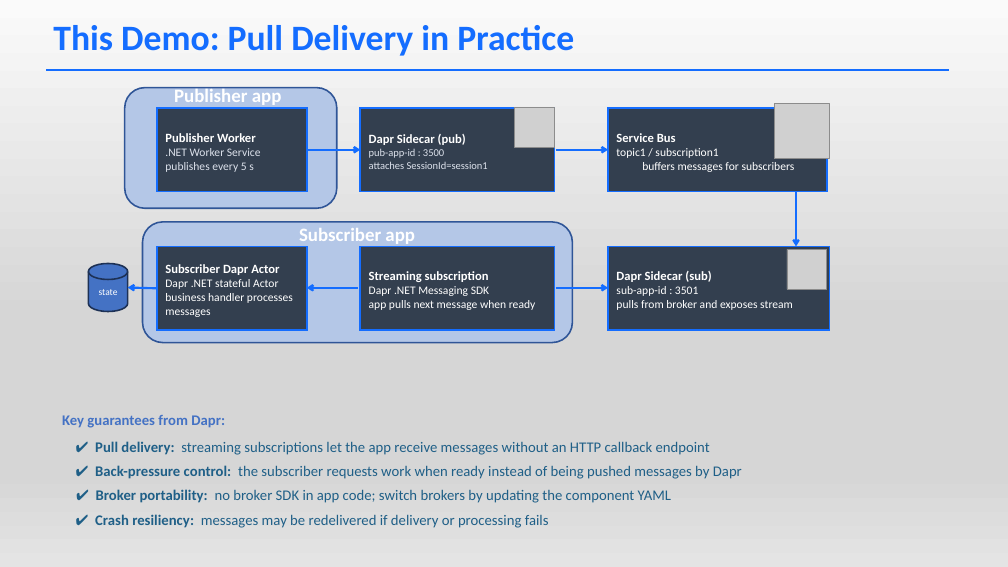
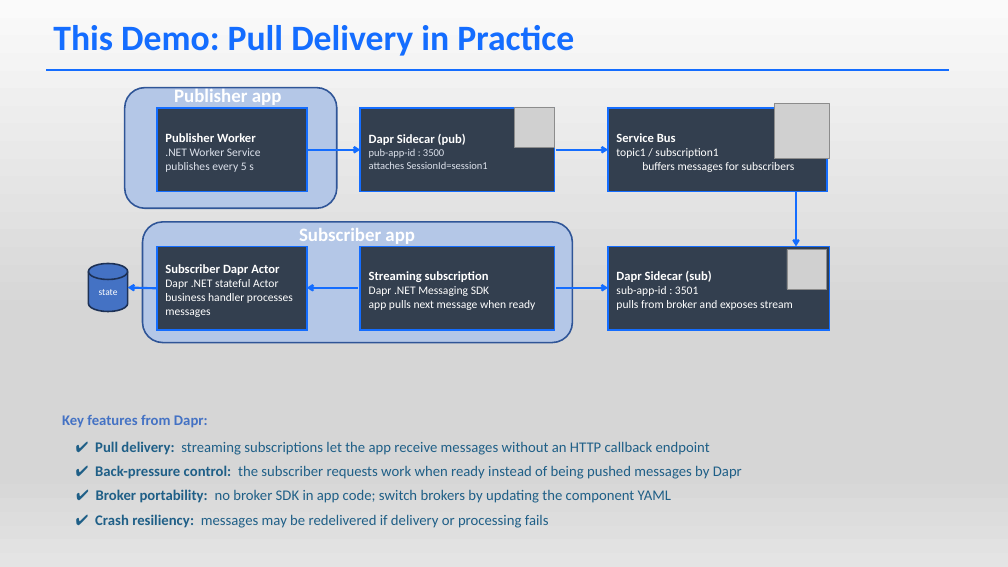
Before and after one commit to mchudinov/PubSubDapr, a slide deck: slide 5 of DaprPubSub.pptx. Drawn at 1008x567 pixels with LibreOffice and Linux fonts; fonts in the diff are those of the drawing; grey boxes stand for pictures. Boxes give left, top, right and bottom in pixels: in the first picture for what was removed or moved away, otherwise in the second. Text is boxed around its words. In the diff, an @@ line names an element or a change of style, - is before the commit and + after.

```diff
--- a/DaprPubSub.pptx
+++ b/DaprPubSub.pptx
@@ text at bbox=[62, 415, 208, 428]: text changed @@
-Key guarantees from Dapr:
+Key features from Dapr:
```
Also in this commit, not shown: 1 other slide changed.
